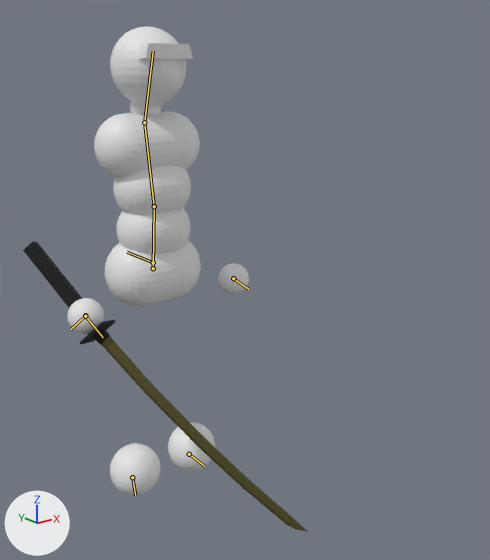
The Blender file asset_raws/simple_combat_char.blend: old version first, new version second.
One viewpoint serves both versions: a 50 mm lens placed at (-1.25, -2.09, 1.6), pointed at (0.08, -0.43, 0.94). Lighting does not change. The marker at lower left points along +X, +Y and +Z. Both versions are drawn at frame 5 of the action 'Ready_parry'; the numbers are the values there. The bones that bend it are drawn over the model as lines.

Names of what the first picture shows: 'Body', 'Sword'.
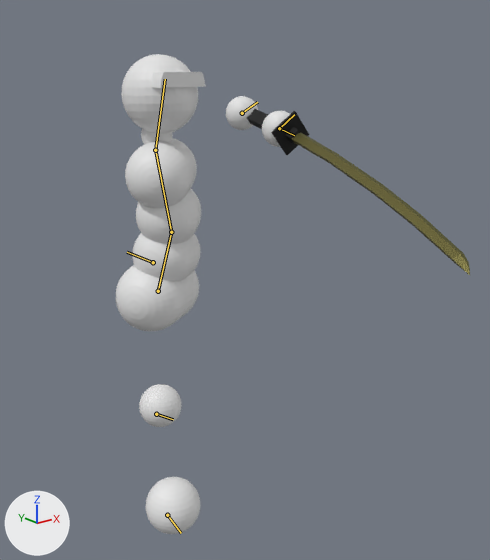
The change, as a diff of the scene's bpy script:
```diff
--- a/asset_raws/simple_combat_char.blend.py
+++ b/asset_raws/simple_combat_char.blend.py
@@ bone_lower_back @@
 bone_lower_back = bpy.data.objects['Armature'].pose.bones['Lower back']  # child of 'Root bone'
-bone_lower_back.location = (0.0, -0.024, -0.002)
-bone_lower_back.rotation_quaternion = (1.0, 0.0, 0.0, 0.0)  # degrees (0, 0, 0)
+bone_lower_back.location = (0.0, -0.102, -0.038)
+bone_lower_back.rotation_quaternion = (0.959, -0.082, 0.268, 0.049)  # degrees (-9, 31, 3)
@@ bone_upper_back @@
 bone_upper_back = bpy.data.objects['Armature'].pose.bones['Upper back']  # child of 'Lower back'
-bone_upper_back.rotation_quaternion = (1.0, 0.0, 0.0, 0.0)  # degrees (0, 0, 0)
+bone_upper_back.rotation_quaternion = (0.982, 0.091, 0.158, -0.01)  # degrees (11, 18, 1)
@@ bone_head @@
 bone_head = bpy.data.objects['Armature'].pose.bones['Head']  # child of 'Upper back'
-bone_head.rotation_quaternion = (1.0, 0.0, 0.0, 0.0)  # degrees (0, 0, 0)
+bone_head.rotation_quaternion = (0.914, 0.0, -0.386, -0.114)  # degrees (7, -45, -17)
@@ bone_hand_l @@
 bone_hand_l = bpy.data.objects['Armature'].pose.bones['Hand.L']  # child of 'Root bone'
-bone_hand_l.location = (-0.572, -0.412, -0.059)
-bone_hand_l.rotation_quaternion = (0.856, -0.436, 0.153, 0.234)  # degrees (-50, 28, 18)
+bone_hand_l.location = (0.062, -0.377, -0.07)
+bone_hand_l.rotation_quaternion = (0.854, -0.426, -0.056, -0.293)  # degrees (-48, -20, -29)
@@ bone_foot_l @@
 bone_foot_l = bpy.data.objects['Armature'].pose.bones['Foot.L']  # child of 'Root bone'
-bone_foot_l.location = (0.0, 0.0, 0.0)
-bone_foot_l.rotation_quaternion = (1.0, 0.0, 0.0, 0.0)  # degrees (0, 0, 0)
+bone_foot_l.location = (-0.119, -0.299, 0.226)
+bone_foot_l.rotation_quaternion = (0.938, 0.271, -0.12, -0.016)  # degrees (33, -13, -6)
@@ bone_hand_r @@
 bone_hand_r = bpy.data.objects['Armature'].pose.bones['Hand.R']  # child of 'Root bone'
-bone_hand_r.location = (-0.578, -0.402, 0.066)
-bone_hand_r.rotation_quaternion = (0.796, -0.046, -0.41, 0.444)  # degrees (-33, -38, 70)
+bone_hand_r.location = (0.022, -1.049, 0.306)
+bone_hand_r.rotation_quaternion = (-0.347, -0.051, 0.104, 0.931)  # degrees (13, 1, -139)
@@ bone_foot_r @@
 bone_foot_r = bpy.data.objects['Armature'].pose.bones['Foot.R']  # child of 'Root bone'
-bone_foot_r.location = (0.0, 0.0, 0.0)
-bone_foot_r.rotation_quaternion = (1.0, 0.0, 0.0, 0.0)  # degrees (0, 0, 0)
+bone_foot_r.location = (-0.106, 0.252, -0.099)
+bone_foot_r.rotation_quaternion = (0.97, -0.22, -0.097, -0.013)  # degrees (-26, -11, 1)
@@ bone_sword_attachment @@
 bone_sword_attachment = bpy.data.objects['Armature'].pose.bones['Sword attachment']  # child of 'Root bone'
-bone_sword_attachment.location = (0.402, 0.066, 0.578)
-bone_sword_attachment.rotation_quaternion = (0.796, 0.41, 0.444, 0.046)  # degrees (69, 42, 36)
+bone_sword_attachment.location = (1.049, 0.306, -0.023)
+bone_sword_attachment.rotation_quaternion = (-0.347, -0.104, 0.931, 0.051)  # degrees (-13, -141, 17)
```

Boxes [x1, y1, x2, y2] around the edits, measured in the pictures (490 x 560 px):
'Body', posed
    before: [67, 26, 249, 495]
    after: [116, 54, 290, 534]
'Sword', posed (22% narrower, 43% shorter)
    before: [23, 241, 308, 532]
    after: [247, 109, 470, 275]
bone 'Lower back', root to tip
    before: (153, 268) to (154, 206)
    after: (158, 291) to (171, 232)
bone 'Upper back', root to tip
    before: (154, 206) to (144, 122)
    after: (171, 232) to (155, 150)
bone 'Head', root to tip
    before: (144, 122) to (153, 51)
    after: (155, 150) to (165, 79)
bone 'Hand.L', root to tip
    before: (233, 278) to (248, 289)
    after: (242, 113) to (257, 102)
bone 'Foot.L', root to tip
    before: (189, 454) to (204, 466)
    after: (156, 414) to (173, 419)
bone 'Hand.R', root to tip
    before: (85, 315) to (70, 329)
    after: (279, 128) to (294, 114)
bone 'Foot.R', root to tip
    before: (132, 477) to (135, 495)
    after: (167, 515) to (181, 533)
bone 'Sword attachment', root to tip
    before: (85, 316) to (103, 337)
    after: (279, 128) to (294, 135)
